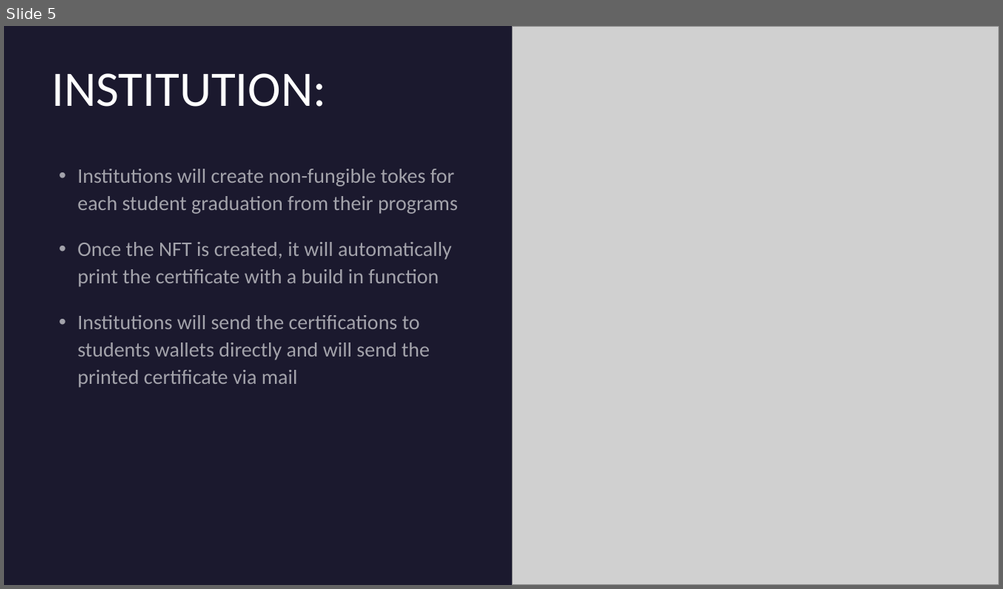
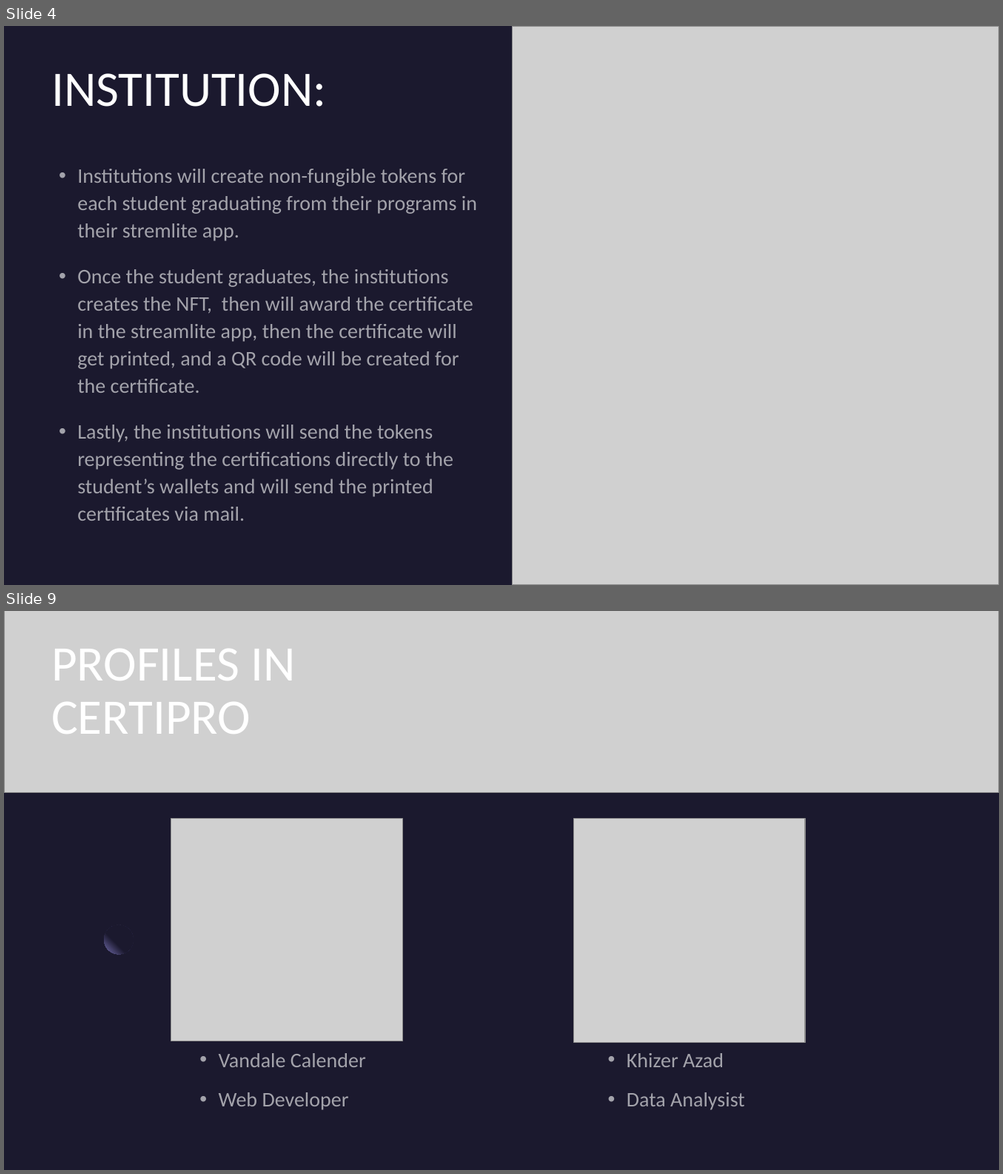
Before and after one commit to Jraigos/CertiPro, a slide deck: Project_Presentation_CERTIPRO.pptx. Shown one above the other, each under a label of ours: slide 5 before the commit, slides 4 and 9 after it; the slides between them are not shown. The pictures are 1003x589 and 1003x1174 pixels, drawn with LibreOffice and Linux fonts; fonts in the diff are those of the drawing; grey boxes stand for pictures. Boxes give left, top, right and bottom in pixels: in the first picture for what was removed or moved away, otherwise in the second. Text is boxed around its words. In the diff, an @@ line names an element or a change of style, - is before the commit and + after.

```diff
--- a/Project_Presentation_CERTIPRO.pptx
+++ b/Project_Presentation_CERTIPRO.pptx
@@ slide 9 added at <box>4,611,999,1170</box>, background #1B192E @@
@@ picture added at <box>4,611,999,793</box> @@
@@ text added at <box>51,649,295,734</box>, 48 pt, text #FFFFFF @@
+PROFILES IN CERTIPRO
@@ picture added at <box>171,819,402,1042</box> @@
@@ picture added at <box>574,819,805,1043</box> @@
@@ ellipse added at <box>104,925,133,954</box>, fill gradient #1B192E to #7771B2 @@
@@ text added at <box>219,1054,366,1068</box>, 20 pt, text #FFFFFF at 60% opacity @@
+• Vandale Calender
@@ text added at <box>626,1054,723,1068</box>, 20 pt, text #FFFFFF at 60% opacity @@
+• Khizer Azad
@@ text added at <box>219,1093,349,1111</box>, 20 pt, text #FFFFFF at 60% opacity @@
+• Web Developer
@@ text added at <box>626,1093,745,1111</box>, 20 pt, text #FFFFFF at 60% opacity @@
+• Data Analysist
@@ what was slide 5 is now slide 4 @@
@@ slide 4 changed as well @@
@@ text at <box>77,169,477,521</box>: text changed @@
-• Institutions will create non-fungible tokes for each student graduation from their programs
-• Once the NFT is created, it will automatically print the certificate with a build in function
-• Institutions will send the certifications to students wallets directly and will send the printed certificate via mail
+• Institutions will create non-fungible tokens for each student graduating from their programs in their stremlite app.
+• Once the student graduates, the institutions creates the NFT, then will award the certificate in the streamlite app, then the certificate will get printed, and a QR code will be created for the certificate.
+• Lastly, the institutions will send the tokens representing the certifications directly to the student’s wallets and will send the printed certificates via mail.
```
Also in this commit, not shown: 7 other slides changed, 1 other slide added, 1 slide removed.
